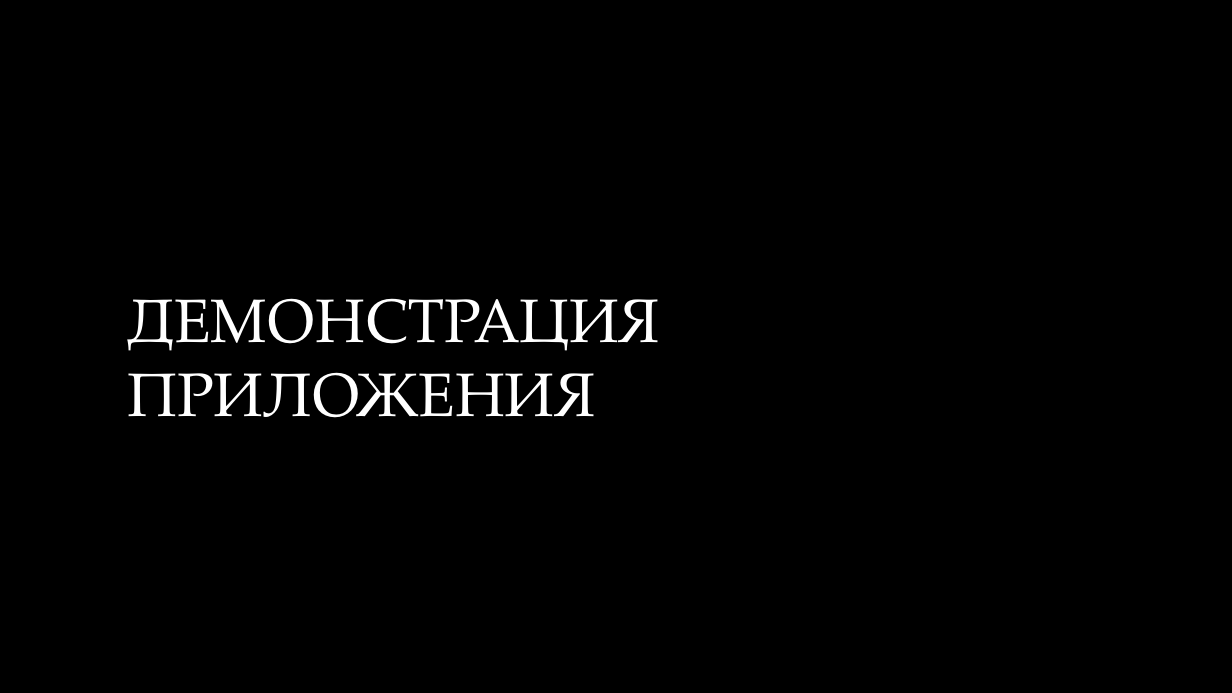
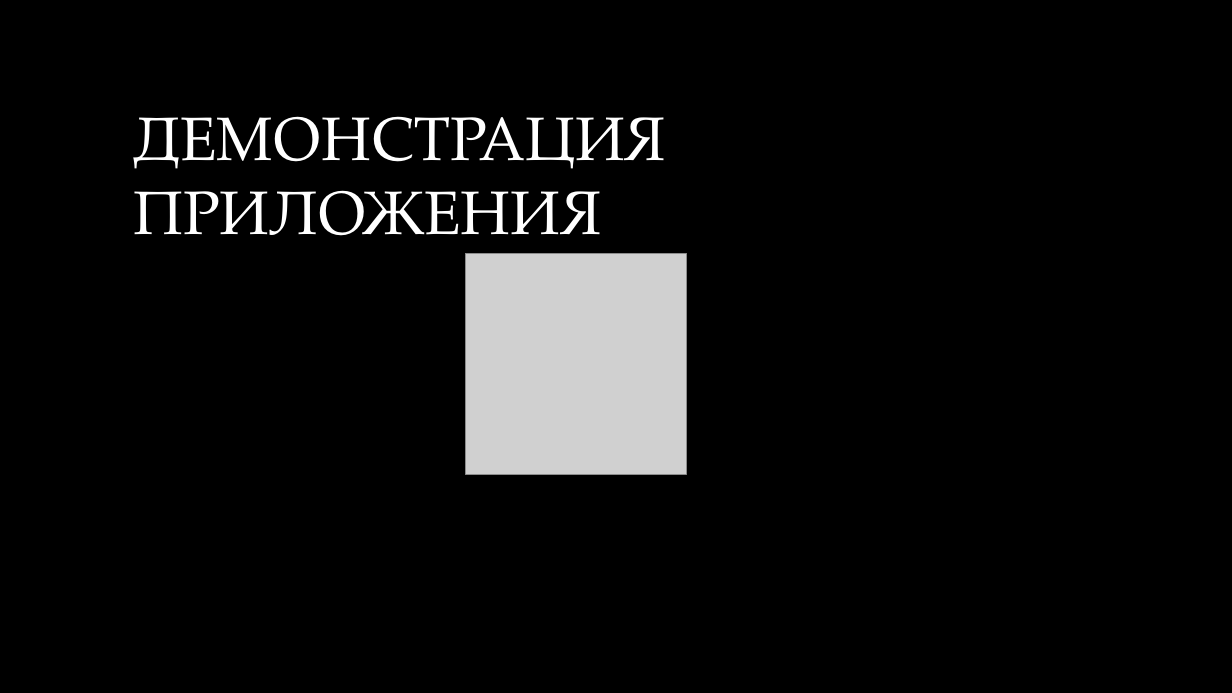
Before and after one commit to MeatSword/Kursach, a slide deck: slide 8 of Вершини АИ презентация.pptx (slide 9 before the commit). Drawn at 1232x693 pixels with LibreOffice and Linux fonts; fonts in the diff are those of the drawing; grey boxes stand for pictures; background and template pictures are left out. Boxes give left, top, right and bottom in pixels: in the first picture for what was removed or moved away, otherwise in the second. Text is boxed around its words. In the diff, an @@ line names an element or a change of style, - is before the commit and + after.

```diff
--- a/Вершини АИ презентация.pptx
+++ b/Вершини АИ презентация.pptx
@@ text "ДЕМОНСТРАЦИЯ ПРИЛОЖЕНИЯ": place and size @@
-text "ДЕМОНСТРАЦИЯ ПРИЛОЖЕНИЯ" at box(128, 298, 660, 418)
+text "ДЕМОНСТРАЦИЯ ПРИЛОЖЕНИЯ" at box(133, 116, 665, 236)
@@ picture added at box(466, 253, 687, 474) @@
```
